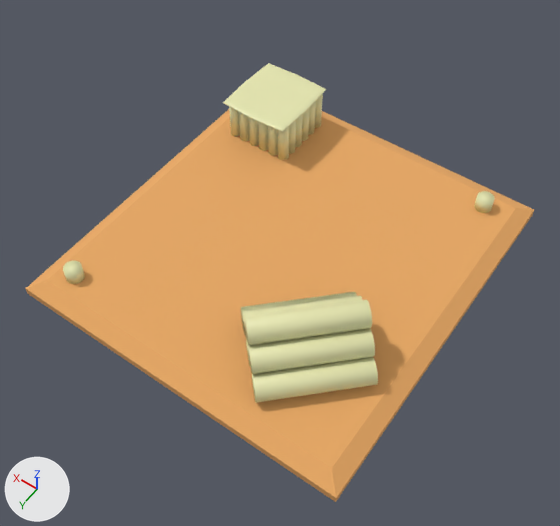
The glTF model client/models/tower/forestry.glb, before and after one commit.
Before and after are seen from a 50 mm lens placed at (-2.27, 3.32, 4.91), pointed at (-0.1, 0.28, 0.13). Lighting does not change. The marker at lower left points along +X, +Y and +Z. Where no turn or scale is listed for an object, it has been applied to the vertices.
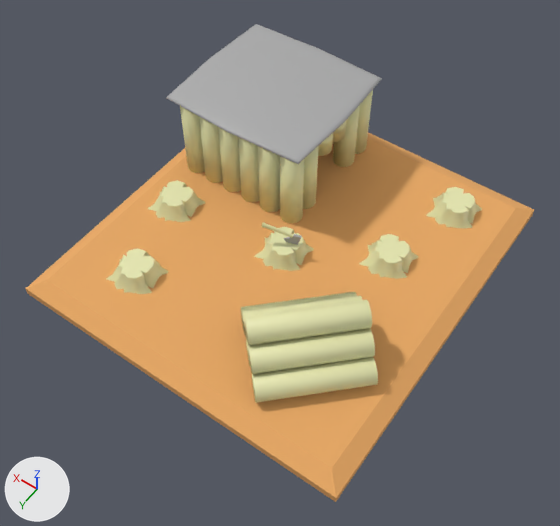
The change, as a list of edits to the scene's bpy script:
```text
Change me_cube_002:
    where me_cube_002.from_pydata(...)  # 42 vertices, 80 faces; spans x -1.46..1.46, y -1.55..1.55, z 1.38..1.48
    remove me_cube_002.materials.append(mat_wood)  # beige #e7e7b0
    add me_cube_002.materials.append(mat_stone)  # grey #acacac
Remove ob_cylinder:
    ob_cylinder = bpy.data.objects.new('Cylinder', me_cylinder)
Remove ob_cylinder_008:
    ob_cylinder_008 = bpy.data.objects.new('Cylinder.008', me_cylinder_008)
Change ob_cylinder_009:
    ob_cylinder_009.location: (2.249, -0.036, 0.0) -> (2.598, -3.372, -0.027)
    ob_cylinder_009.rotation_euler: (0.0, 0.0, 0.0) -> (0.0, 0.0, -1.571)  # degrees (0, 0, 0) -> degrees (0, 0, -90)
    ob_cylinder_009.scale: (1.0, 1.0, 1.0) -> (1.92, 1.92, 1.92)
Change ob_cylinder_010:
    ob_cylinder_010.location: (1.723, -0.036, 0.0) -> (2.598, -2.361, -0.027)
    ob_cylinder_010.rotation_euler: (0.0, 0.0, 0.0) -> (0.0, 0.0, -1.571)  # degrees (0, 0, 0) -> degrees (0, 0, -90)
    ob_cylinder_010.scale: (1.0, 1.0, 1.0) -> (1.92, 1.92, 1.92)
Change ob_cylinder_012:
    ob_cylinder_012.location: (1.723, 0.485, 0.0) -> (3.598, -2.361, -0.027)
    ob_cylinder_012.rotation_euler: (0.0, 0.0, 0.0) -> (0.0, 0.0, -1.571)  # degrees (0, 0, 0) -> degrees (0, 0, -90)
    ob_cylinder_012.scale: (1.0, 1.0, 1.0) -> (1.92, 1.92, 1.92)
Change ob_cube_001:
    ob_cube_001.location: (0.89, -1.027, 0.092) -> (0.694, -0.762, 0.15)
    ob_cube_001.rotation_euler: (0.0, 0.0, 0.0) -> (0.0, 0.0, -1.571)  # degrees (0, 0, 0) -> degrees (0, 0, -90)
    ob_cube_001.scale: (0.228, 0.228, 0.228) -> (0.438, 0.438, 0.438)
Change ob_cylinder_014:
    ob_cylinder_014.location: (1.723, 0.38, 0.0) -> (3.398, -2.361, -0.027)
    ob_cylinder_014.rotation_euler: (0.0, 0.0, 0.0) -> (0.0, 0.0, -1.571)  # degrees (0, 0, 0) -> degrees (0, 0, -90)
    ob_cylinder_014.scale: (1.0, 1.0, 1.0) -> (1.92, 1.92, 1.92)
Change ob_cylinder_016:
    ob_cylinder_016.location: (1.723, 0.279, 0.0) -> (3.203, -2.361, -0.027)
    ob_cylinder_016.rotation_euler: (0.0, 0.0, 0.0) -> (0.0, 0.0, -1.571)  # degrees (0, 0, 0) -> degrees (0, 0, -90)
    ob_cylinder_016.scale: (1.0, 1.0, 1.0) -> (1.92, 1.92, 1.92)
Change ob_cylinder_018:
    ob_cylinder_018.location: (1.723, 0.175, 0.0) -> (3.002, -2.361, -0.027)
    ob_cylinder_018.rotation_euler: (0.0, 0.0, 0.0) -> (0.0, 0.0, -1.571)  # degrees (0, 0, 0) -> degrees (0, 0, -90)
    ob_cylinder_018.scale: (1.0, 1.0, 1.0) -> (1.92, 1.92, 1.92)
Change ob_cylinder_019:
    ob_cylinder_019.rotation_euler: (0.0, 0.0, 0.0) -> (0.0, 0.0, -1.571)  # degrees (0, 0, 0) -> degrees (0, 0, -90)
    ob_cylinder_019.scale: (1.0, 1.0, 1.0) -> (1.92, 1.92, 1.92)
Change ob_cylinder_020:
    ob_cylinder_020.location: (1.723, 0.075, 0.0) -> (2.81, -2.361, -0.027)
    ob_cylinder_020.rotation_euler: (0.0, 0.0, 0.0) -> (0.0, 0.0, -1.571)  # degrees (0, 0, 0) -> degrees (0, 0, -90)
    ob_cylinder_020.scale: (1.0, 1.0, 1.0) -> (1.92, 1.92, 1.92)
Change ob_cylinder_021:
    ob_cylinder_021.location: (1.826, -0.036, 0.0) -> (2.598, -2.559, -0.027)
    ob_cylinder_021.rotation_euler: (0.0, 0.0, 0.0) -> (0.0, 0.0, -1.571)  # degrees (0, 0, 0) -> degrees (0, 0, -90)
    ob_cylinder_021.scale: (1.0, 1.0, 1.0) -> (1.92, 1.92, 1.92)
Change ob_cylinder_027:
    ob_cylinder_027.location: (2.143, -0.036, 0.0) -> (2.598, -3.169, -0.027)
    ob_cylinder_027.rotation_euler: (0.0, 0.0, 0.0) -> (0.0, 0.0, -1.571)  # degrees (0, 0, 0) -> degrees (0, 0, -90)
    ob_cylinder_027.scale: (1.0, 1.0, 1.0) -> (1.92, 1.92, 1.92)
Change ob_cylinder_023:
    ob_cylinder_023.location: (1.934, -0.036, 0.256) -> (2.598, -2.768, 0.466)
    ob_cylinder_023.rotation_euler: (0.0, 0.0, 0.0) -> (0.0, 0.0, -1.571)  # degrees (0, 0, 0) -> degrees (0, 0, -90)
    ob_cylinder_023.scale: (1.0, 1.0, 0.368) -> (1.92, 1.92, 0.708)
Change ob_cylinder_025:
    ob_cylinder_025.location: (2.037, -0.036, 0.256) -> (2.598, -2.965, 0.466)
    ob_cylinder_025.rotation_euler: (0.0, 0.0, 0.0) -> (0.0, 0.0, -1.571)  # degrees (0, 0, 0) -> degrees (0, 0, -90)
    ob_cylinder_025.scale: (1.0, 1.0, 0.368) -> (1.92, 1.92, 0.708)
Add ob_plane_004:
    ob_plane_004 = bpy.data.objects.new('Plane.004', me_plane_004)  # 60 vertices, 98 faces; spans x -0.239..0.25, y -0.226..0.207, z 0.0..0.168; in mat_wood (beige #e7e7b0)
    ob_plane_004.location = (-0.742, -0.306, 0.0)
Add ob_plane_003:
    ob_plane_003 = bpy.data.objects.new('Plane.003', me_plane_004.copy())
    ob_plane_003.location = (0.791, 0.973, 0.0)
Add ob_plane_002:
    ob_plane_002 = bpy.data.objects.new('Plane.002', me_plane_004.copy())
    ob_plane_002.location = (1.018, 0.228, 0.0)
Add ob_plane_001:
    ob_plane_001 = bpy.data.objects.new('Plane.001', me_plane_004.copy())
    ob_plane_001.location = (-0.924, -1.07, 0.0)
Add ob_hatchet:
    ob_hatchet = bpy.data.objects.new('Hatchet', me_cylinder_023)  # 53 vertices, 102 faces; spans x -0.218..0.074, y -0.114..0.047, z -0.212..0.043; in mat_wood (beige #e7e7b0), mat_stone (grey #acacac)
    ob_hatchet.location = (0.066, 0.168, 0.334)
Add ob_plane:
    ob_plane = bpy.data.objects.new('Plane', me_plane_004.copy())
    ob_plane.location = (-0.017, 0.117, 0.0)
```

Location of each change, (x1, y1, x2, y2) in pixels of the pictures (560 x 526 px):
'Cube.001', recoloured, moved, turned, rescaled
    before: (223, 63, 326, 132)
    after: (166, 24, 382, 164)
'Plane.003', added (beige)
    after: (106, 248, 168, 294)
'Plane.004', added (beige)
    after: (359, 234, 418, 279)
'Cylinder.010', moved, turned, rescaled
    before: (315, 94, 323, 128)
    after: (280, 156, 304, 223)
'Plane.001', added (beige)
    after: (426, 187, 482, 229)
'Cylinder.020', moved, turned, rescaled
    before: (308, 101, 316, 135)
    after: (258, 146, 280, 212)
'Plane.002', added (beige)
    after: (148, 180, 205, 222)
'Plane', added (beige)
    after: (254, 227, 314, 271)
'Cylinder.012', moved, turned, rescaled
    before: (278, 126, 289, 160)
    after: (180, 106, 205, 173)
'Cylinder.018', moved, turned, rescaled
    before: (302, 108, 309, 141)
    after: (238, 137, 259, 203)
'Cylinder.016', moved, turned, rescaled
    before: (295, 114, 303, 147)
    after: (218, 127, 241, 192)
'Cylinder.014', moved, turned, rescaled
    before: (289, 120, 296, 154)
    after: (199, 117, 223, 183)
'Cylinder.027', moved, turned, rescaled (not visible before)
    after: (333, 105, 360, 167)
'Cylinder.021', moved, turned, rescaled (not visible before)
    after: (303, 146, 319, 209)
'Cylinder.009', moved, turned, rescaled (not visible before)
    after: (355, 90, 373, 154)
'Cylinder.008', deleted
    before: (63, 261, 85, 284)
'Cylinder', deleted
    before: (474, 191, 495, 213)
'Hatchet', added
    after: (262, 222, 302, 245)
'Cylinder.023', moved, turned, rescaled (not visible before)
    after: (318, 133, 333, 156)
'Cylinder.025', moved, turned, rescaled (not visible before)
    after: (333, 121, 346, 142)
